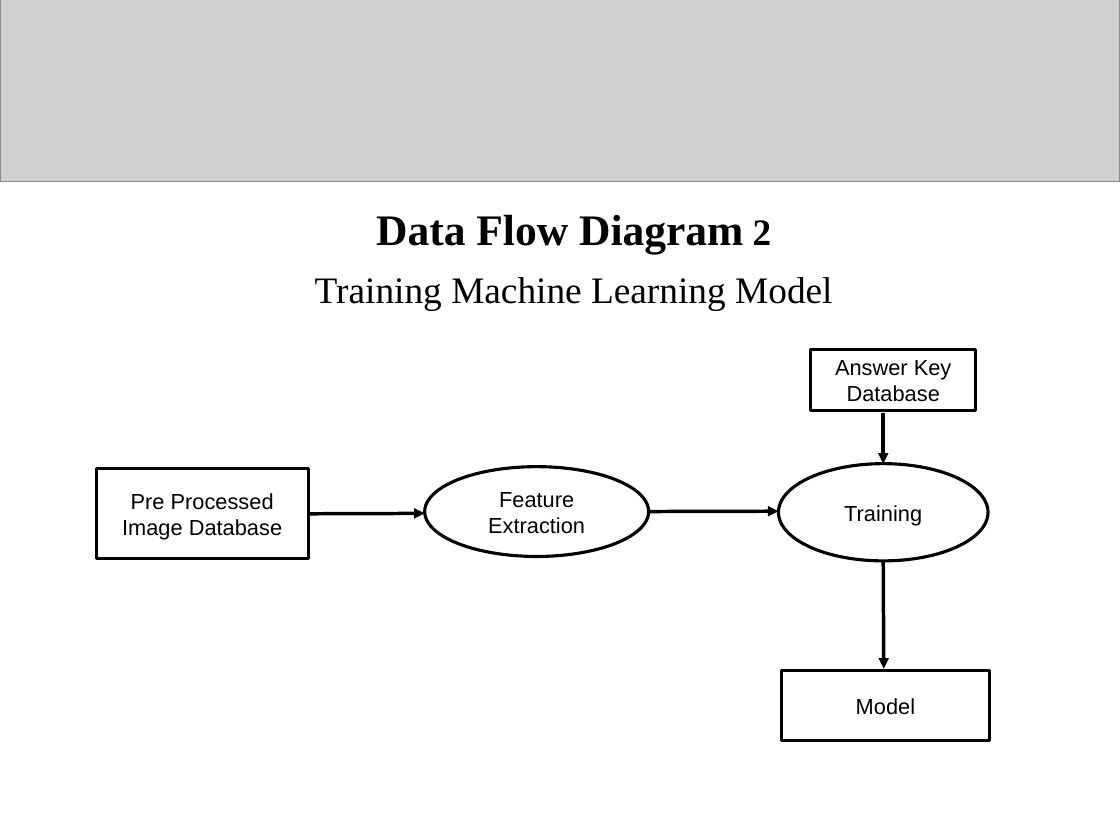
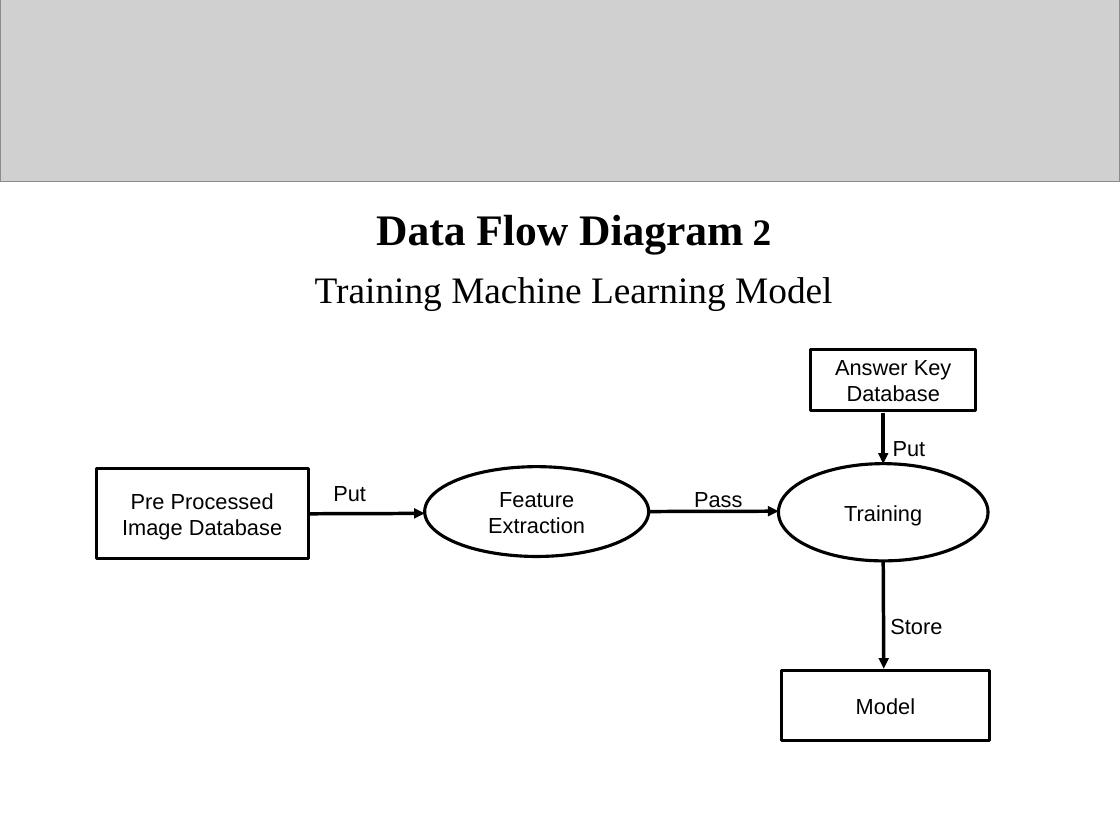
Before and after one commit to sreeragrnandan/Design-Project, a slide deck: slide 19 of DP G7 first review.pptx (slide 20 before the commit). Drawn at 1120x840 pixels with LibreOffice and Linux fonts; fonts in the diff are those of the drawing; grey boxes stand for pictures. Boxes give left, top, right and bottom in pixels: in the first picture for what was removed or moved away, otherwise in the second. Text is boxed around its words. In the diff, an @@ line names an element or a change of style, - is before the commit and + after.

```diff
--- a/DP G7 first review.pptx
+++ b/DP G7 first review.pptx
@@ text added at <box>893,441,926,457</box>, 14 pt, text #000000 @@
+Put
@@ text added at <box>333,486,366,502</box>, 14 pt, text #000000 @@
+Put
@@ text added at <box>694,492,742,512</box>, 14 pt, text #000000 @@
+Pass
@@ text added at <box>890,618,942,635</box>, 14 pt, text #000000 @@
+Store
```
Also in this commit, not shown: 9 other slides changed, 2 slides added, 3 slides removed, 1 other file.
